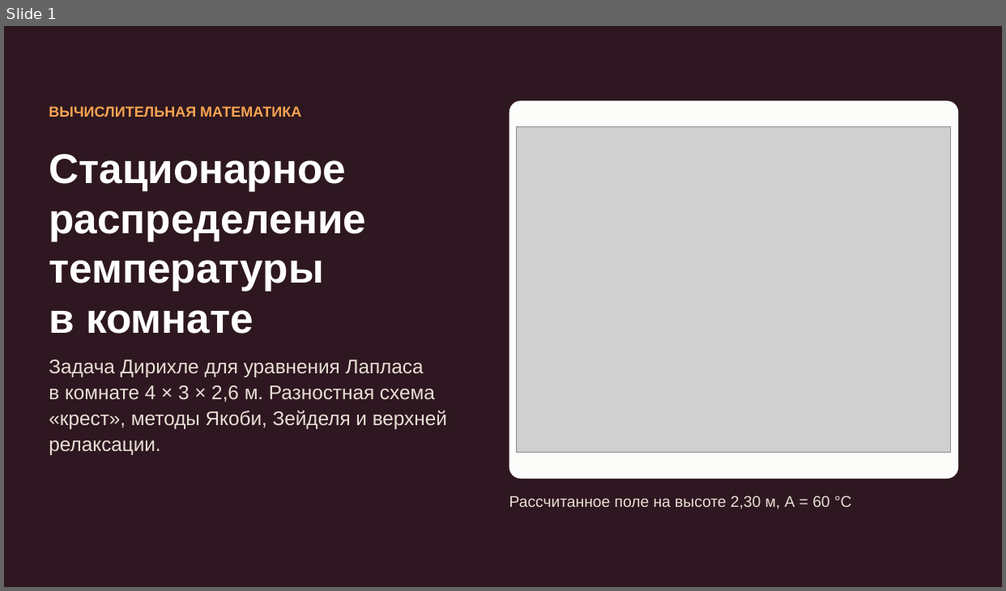
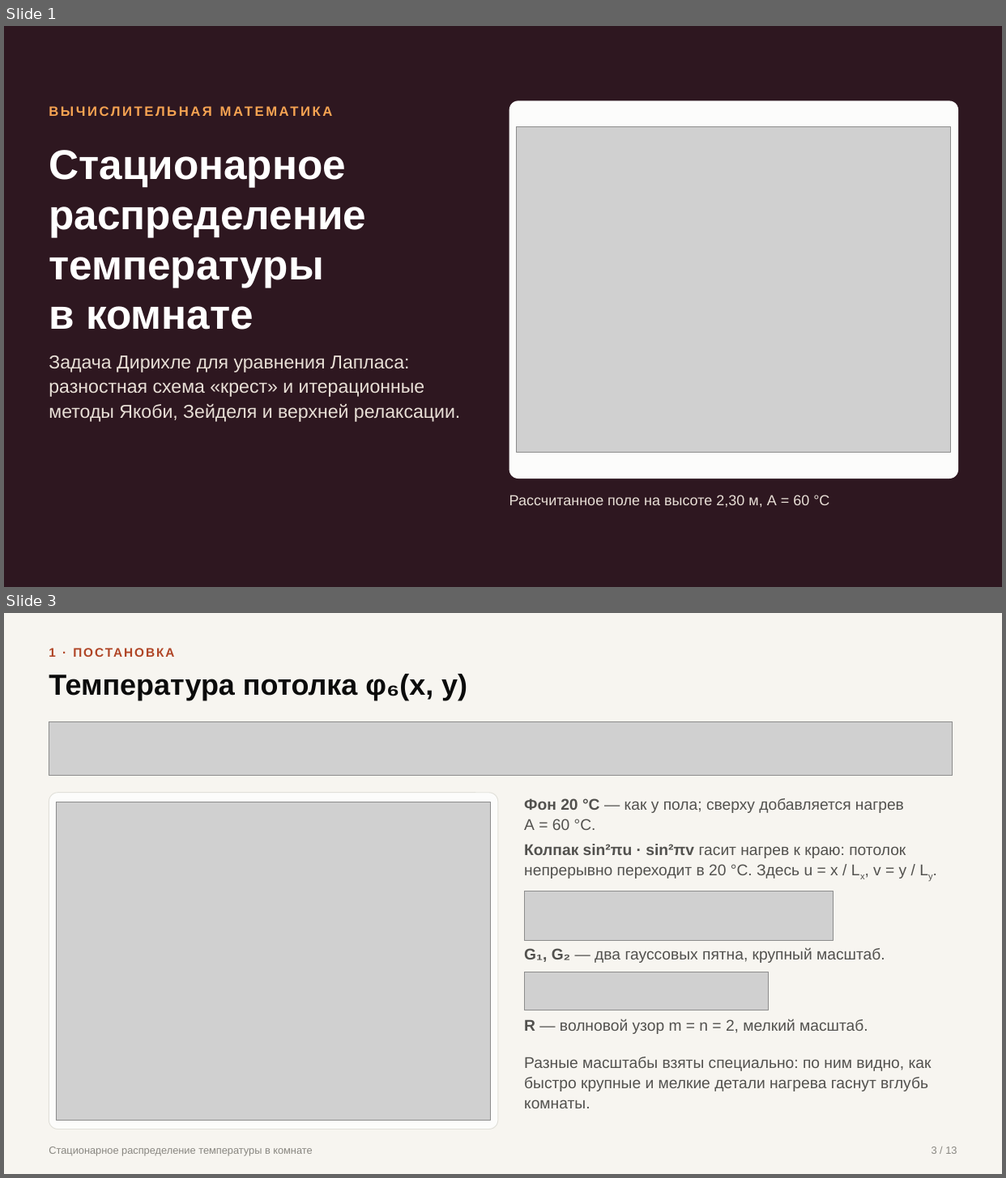
Before and after one commit to terMorel/computational-mathematics, a slide deck: PDE-Solver/presentation/PDE-Solver.pptx. Shown one above the other, each under a label of ours: slide 1 before the commit, slides 1 and 3 after it; the slides between them are not shown. The pictures are 1006x591 and 1006x1178 pixels, drawn with LibreOffice and Linux fonts; fonts in the diff are those of the drawing; grey boxes stand for pictures. Boxes give left, top, right and bottom in pixels: in the first picture for what was removed or moved away, otherwise in the second. Text is boxed around its words. In the diff, an @@ line names an element or a change of style, - is before the commit and + after.

```diff
--- a/PDE-Solver/presentation/PDE-Solver.pptx
+++ b/PDE-Solver/presentation/PDE-Solver.pptx
@@ slide 3 added at (4, 613, 1002, 1174), background #F7F5F0 @@
@@ text added at (49, 648, 56, 657), 12 pt, text #B04526, bold @@
+1 · ПОСТАНОВКА
@@ text added at (49, 674, 467, 700), 28 pt, text #0B0B0B, bold @@
+Температура потолка φ₆(x, y)
@@ picture added at (49, 722, 953, 776) @@
@@ rounded rectangle added at (49, 793, 498, 1130), fill #FCFCFB, outline #E1E0D9 0.75 pt @@
@@ picture added at (57, 802, 491, 1120) @@
@@ text added at (524, 798, 907, 879), 15 pt, text #52514E @@
+Фон 20 °C — как у пола; сверху добавляется нагрев A = 60 °C.
+Колпак sin²πu · sin²πv гасит нагрев к краю: потолок непрерывно переходит в 20 °C. Здесь u = x / Lx, v = y / Ly.
@@ picture added at (524, 892, 833, 941) @@
@@ text added at (524, 948, 885, 963), 15 pt, text #52514E @@
+G₁, G₂ — два гауссовых пятна, крупный масштаб.
@@ picture added at (524, 973, 769, 1010) @@
@@ text added at (524, 1019, 868, 1034), 15 pt, text #52514E @@
+R — волновой узор m = n = 2, мелкий масштаб.
@@ text added at (524, 1057, 931, 1109), 15 pt, text #52514E @@
+Разные масштабы взяты специально: по ним видно, как быстро крупные и мелкие детали нагрева гаснут вглубь комнаты.
@@ text added at (49, 1147, 312, 1157), 10 pt, text #898781 @@
+Стационарное распределение температуры в комнате
@@ text added at (931, 1147, 957, 1154), 10 pt, text #898781 @@
+3 / 13
@@ slide 1 changed as well @@
@@ text "ВЫЧИСЛИТЕЛЬНАЯ МАТЕМАТИКА" at (49, 101, 491, 130): size 14 to 13 pt, letter spacing 0 to 2 pt @@
@@ text "Стационарное распределение температуры в комнате": place and size @@
-text "Стационарное распределение температуры в комнате" at (49, 154, 366, 334)
+text "Стационарное распределение температуры в комнате" at (49, 150, 366, 330)
@@ text at (49, 356, 460, 422): text changed; size 19 to 18 pt @@
-Задача Дирихле для уравнения Лапласа в комнате 4 × 3 × 2,6 м. Разностная схема «крест», методы Якоби, Зейделя и верхней релаксации.
+Задача Дирихле для уравнения Лапласа: разностная схема «крест» и итерационные методы Якоби, Зейделя и верхней релаксации.
@@ text "Рассчитанное поле на высоте 2,30 ..." at (509, 495, 829, 508): size 15 to 14 pt @@
```
Also in this commit, not shown: 3 other slides changed, 8 other slides added, 8 slides removed, 2 other files.
